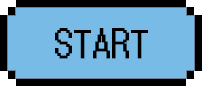
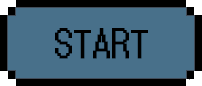
Comparing the layer stacks of the two w=202, h=86 images. Changes:
added layer "レイヤー 1" above "長方形 2" over [left=7, top=7, right=195, bottom=80]
